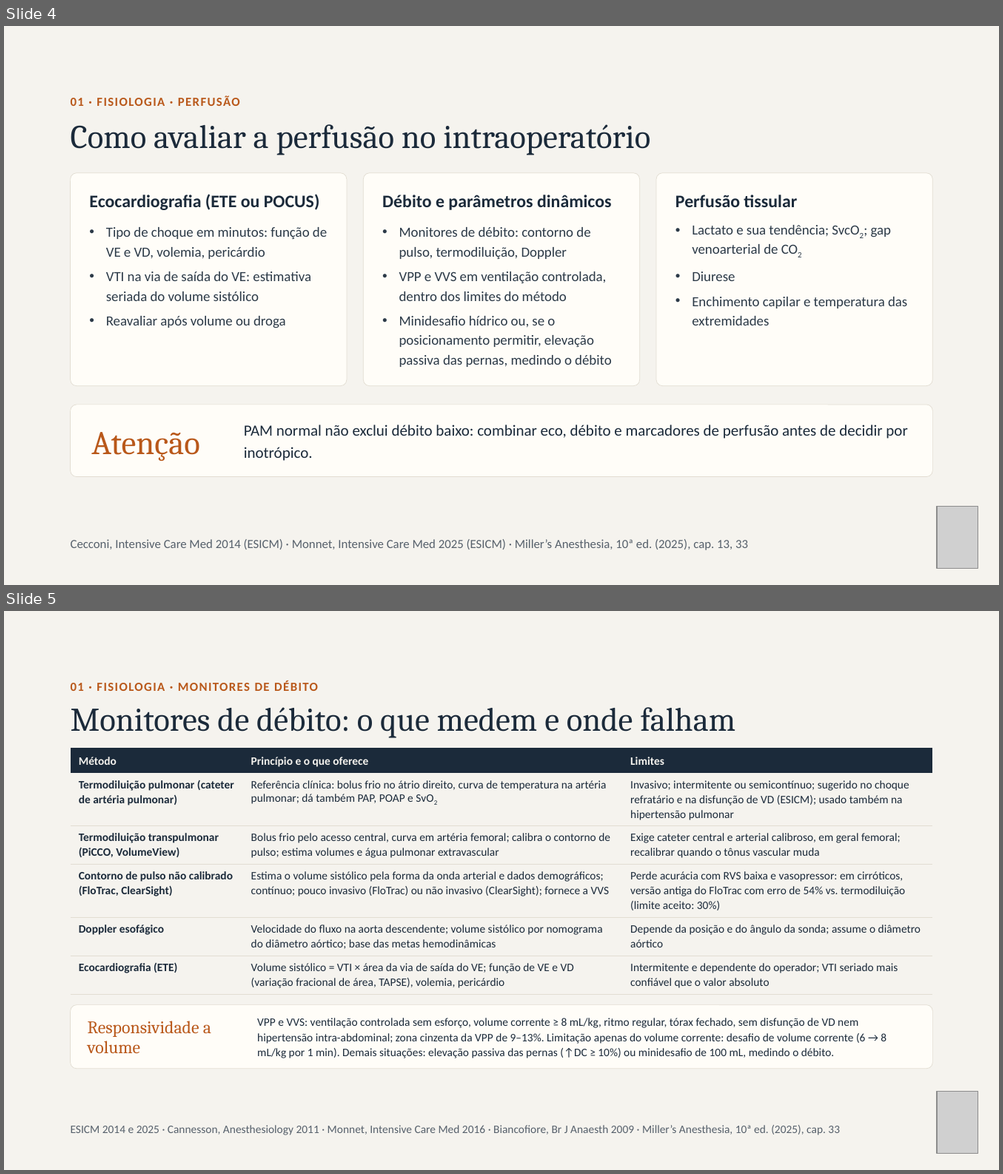
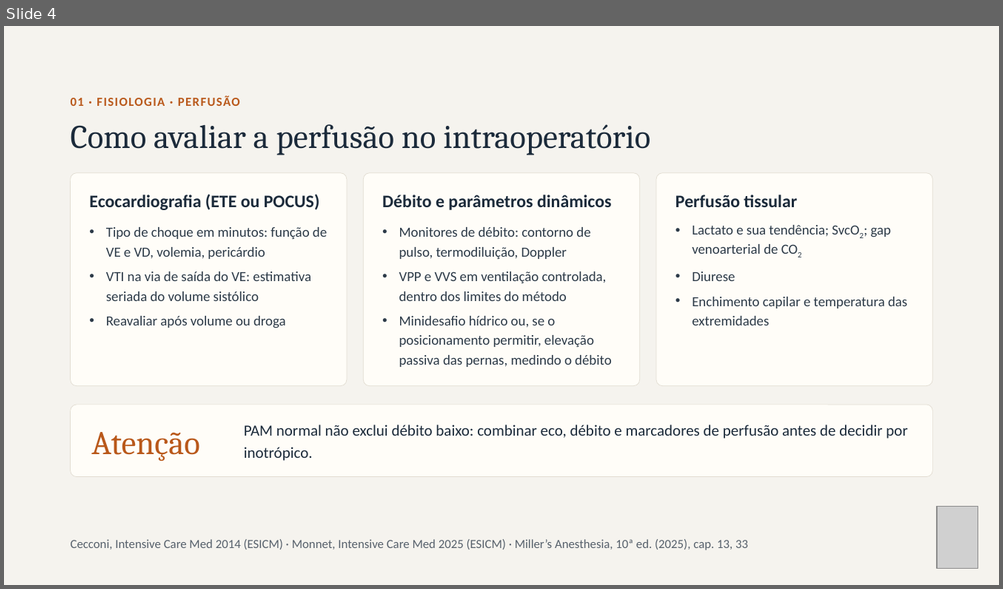
Before and after one commit to brunomoraesdubois-bit/Bruno, a slide deck: apresentacao/Aminas_Vasoativas.pptx. Shown one above the other, each under a label of ours: slides 4 and 5 before the commit, slide 4 after it. The pictures are 1003x1174 and 1003x589 pixels, drawn with LibreOffice and Linux fonts; fonts in the diff are those of the drawing; grey boxes stand for pictures. Boxes give left, top, right and bottom in pixels: in the first picture for what was removed or moved away, otherwise in the second. Text is boxed around its words. In the diff, an @@ line names an element or a change of style, - is before the commit and + after.

```diff
--- a/apresentacao/Aminas_Vasoativas.pptx
+++ b/apresentacao/Aminas_Vasoativas.pptx
@@ slide 5 removed at [4, 611, 999, 1170], background #F5F3EE @@
@@ text removed at [71, 681, 318, 691] @@
-01 · FISIOLOGIA · MONITORES DE DÉBITO
@@ title removed at [71, 707, 735, 738] @@
-Monitores de débito: o que medem e onde falham
@@ table removed at [71, 748, 932, 991], 6 rows, 3 columns @@
-Método | Princípio e o que oferece | Limites
-Termodiluição pulmonar (cateter de artéria pulmonar) | Referência clínica: bolus frio no átrio direito, curva de temperatura na artéria pulmonar; dá também PAP, POAP e SvO2 | Invasivo; intermitente ou semicontínuo; sugerido no choque refratário e na disfunção de VD (ESICM); usado também na hipertensão pulmonar
-Termodiluição transpulmonar (PiCCO, VolumeView) | Bolus frio pelo acesso central, curva em artéria femoral; calibra o contorno de pulso; estima volumes e água pulmonar extravascular | Exige cateter central e arterial calibroso, em geral femoral; recalibrar quando o tônus vascular muda
-Contorno de pulso não calibrado (FloTrac, ClearSight) | Estima o volume sistólico pela forma da onda arterial e dados demográficos; contínuo; pouco invasivo (FloTrac) ou não invasivo (ClearSight); fornece a VVS | Perde acurácia com RVS baixa e vasopressor: em cirróticos, versão antiga do FloTrac com erro de 54% vs. termodiluição (limite aceito: 30%)
-Doppler esofágico | Velocidade do fluxo na aorta descendente; volume sistólico por nomograma do diâmetro aórtico; base das metas hemodinâmicas | Depende da posição e do ângulo da sonda; assume o diâmetro aórtico
-Ecocardiografia (ETE) | Volume sistólico = VTI × área da via de saída do VE; função de VE e VD (variação fracional de área, TAPSE), volemia, pericárdio | Intermitente e dependente do operador; VTI seriado mais confiável que o valor absoluto
@@ rounded rectangle removed at [71, 1005, 933, 1068] @@
@@ text removed at [88, 1021, 211, 1054] @@
-Responsividade a volume
@@ text removed at [257, 1018, 886, 1059] @@
-VPP e VVS: ventilação controlada sem esforço, volume corrente ≥ 8 mL/kg, ritmo regular, tórax fechado, sem disfunção de VD nem hipertensão intra-abdominal; zona cinzenta da VPP de 9–13%. Limitação apenas do volume corrente: desafio de volume corrente (6 → 8 mL/kg por 1 min). Demais situações: elevação passiva das pernas (↑DC ≥ 10%) ou minidesafio de 100 mL, medindo o débito.
@@ picture removed at [936, 1092, 979, 1154] @@
@@ text removed at [71, 1125, 839, 1136] @@
-ESICM 2014 e 2025 · Cannesson, Anesthesiology 2011 · Monnet, Intensive Care Med 2016 · Biancofiore, Br J Anaesth 2009 · Miller’s Anesthesia, 10ª ed. (2025), cap. 33
```
Also in this commit, not shown: 20 other files.
